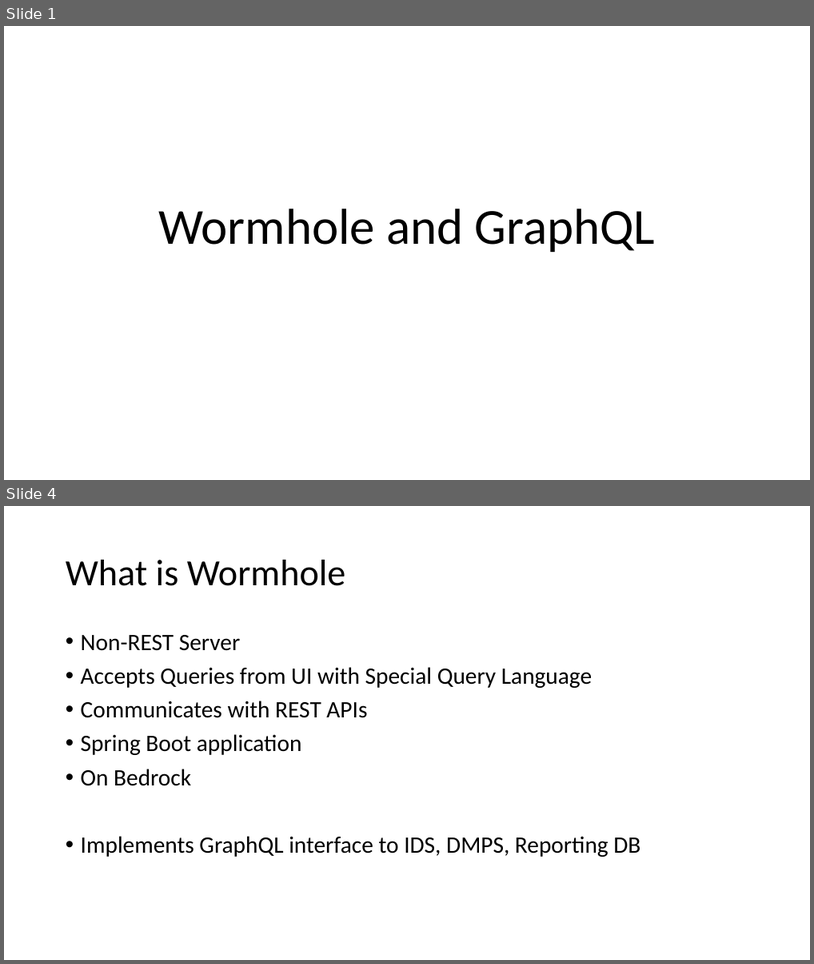
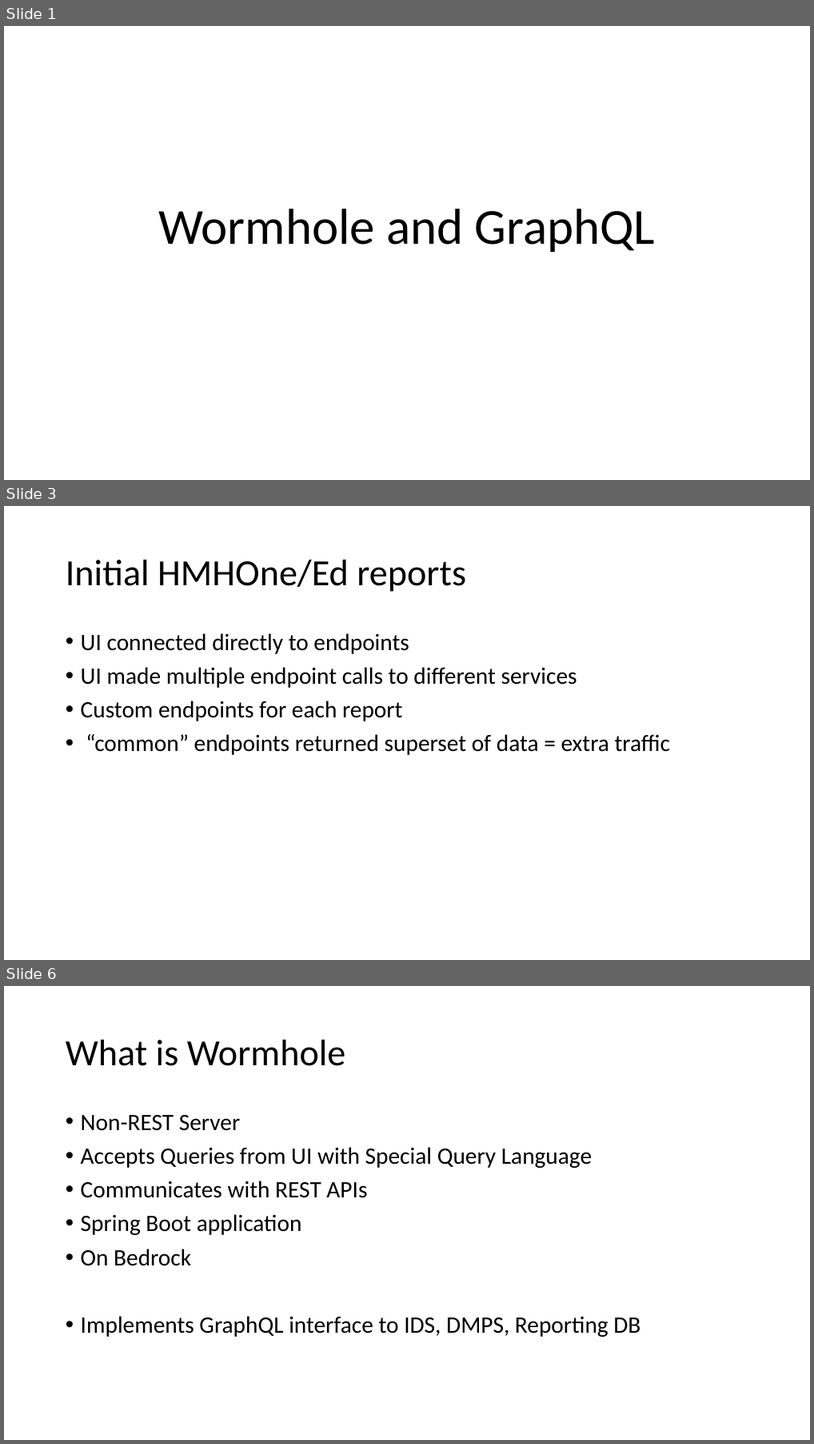
Before and after one commit to AlanCramer/BostonRestaurantInspections, a slide deck: Wormhole.pptx. Shown one above the other, each under a label of ours: slides 1 and 4 before the commit, slides 1, 3 and 6 after it; the slides between them are not shown. The pictures are 814x964 and 814x1444 pixels, drawn with LibreOffice and Linux fonts; fonts in the diff are those of the drawing. Boxes give left, top, right and bottom in pixels: in the first picture for what was removed or moved away, otherwise in the second. Text is boxed around its words. In the diff, an @@ line names an element or a change of style, - is before the commit and + after.

```diff
--- a/Wormhole.pptx
+++ b/Wormhole.pptx
@@ slide 3 added at (4,506,810,960), background #FFFFFF @@
@@ title added at (66,560,466,592), 44 pt, text #000000 @@
+Initial HMHOne/Ed reports
@@ text added at (81,633,670,755), 28 pt, text #000000 @@
+• UI connected directly to endpoints
+• UI made multiple endpoint calls to different services
+• Custom endpoints for each report
+• “common” endpoints returned superset of data = extra traffic
@@ what was slide 4 is now slide 6 @@
```
Also in this commit, not shown: 2 slides changed, 1 other slide added, 2 other files.
